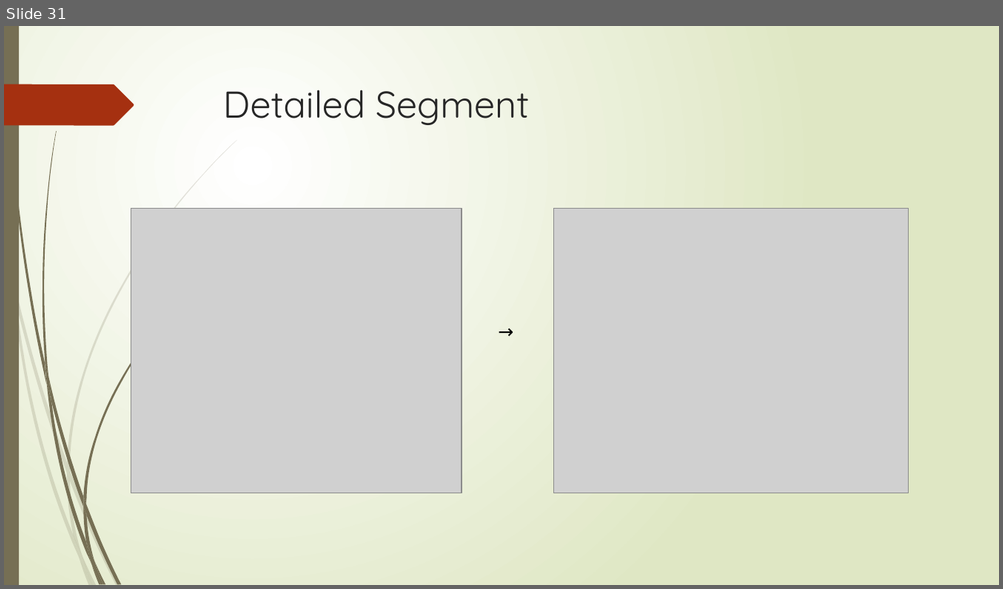
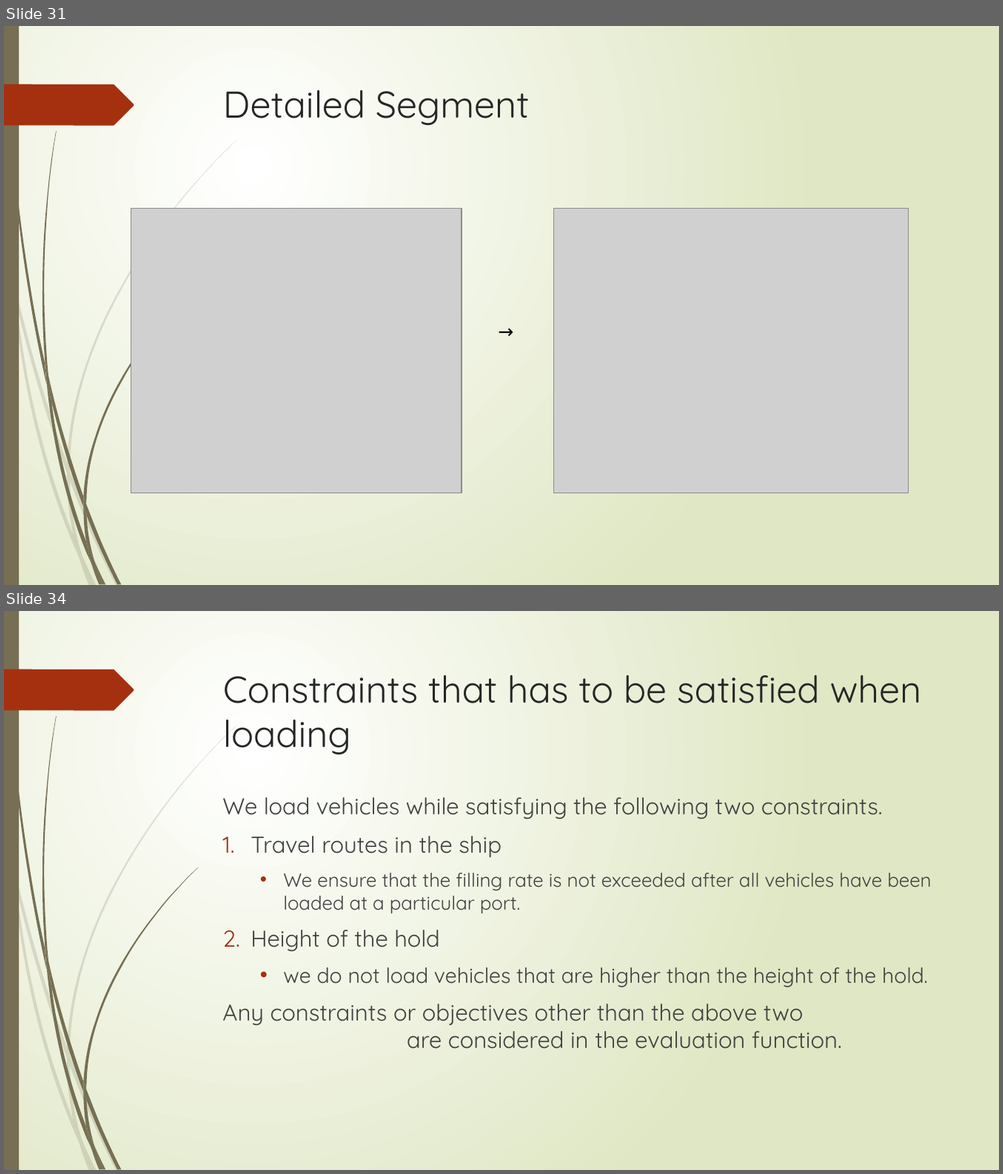
Before and after one commit to r-kurosu/kline_new, a slide deck: 竹田_合同研究会.pptx. Shown one above the other, each under a label of ours: slide 31 before the commit, slides 31 and 34 after it; the slides between them are not shown. The pictures are 1003x589 and 1003x1174 pixels, drawn with LibreOffice and Linux fonts; fonts in the diff are those of the drawing; grey boxes stand for pictures. Boxes give left, top, right and bottom in pixels: in the first picture for what was removed or moved away, otherwise in the second. Text is boxed around its words. In the diff, an @@ line names an element or a change of style, - is before the commit and + after.

```diff
--- a/竹田_合同研究会.pptx
+++ b/竹田_合同研究会.pptx
@@ slide 34 added at bbox=[4, 611, 999, 1170], background gradient #FFFFFF to #DFE8C4; not listed: 24 template elements that a slide beside it also shows @@
@@ title added at bbox=[223, 675, 922, 755], 36 pt, text #262626 @@
+Constraints that has to be satisfied when loading
@@ text added at bbox=[222, 797, 930, 1049], 22.2 pt, text #404040 @@
+We load vehicles while satisfying the following two constraints.
+1. Travel routes in the ship
+  • We ensure that the filling rate is not exceeded after all vehicles have been loaded at a particular port.
+2. Height of the hold
+  • we do not load vehicles that are higher than the height of the hold.
+Any constraints or objectives other than the above two are considered in the evaluation function.
```
Also in this commit, not shown: 3 slides changed, 2 other slides added.
